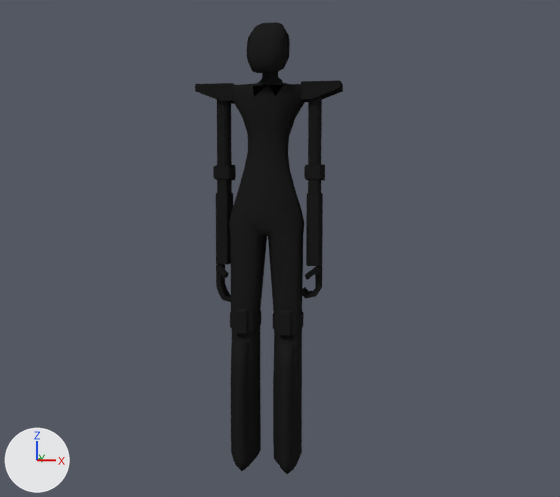
The Blender file player.blend, before and after one commit.
Both versions are drawn from a 50 mm lens placed at (3.77, -17.96, 0.27), pointed at (0.34, 0.18, -1.28). The axes (+X, +Y, +Z) are drawn at lower left. The lights are the same throughout.
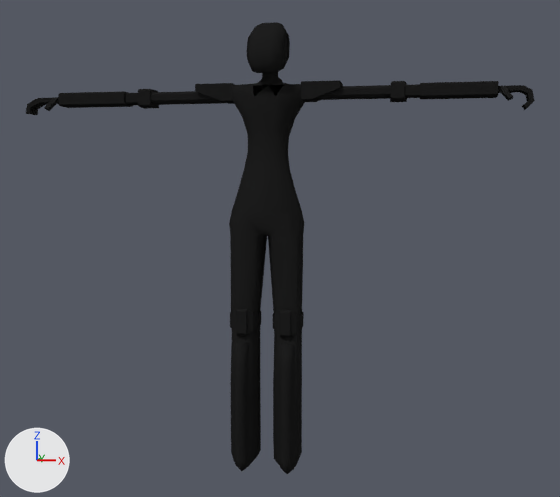
Pixel boxes (x1, y1, x2, y2) of what changed, in the pictures (560 x 497 px; the box of a moved part takes in the faces that stretch with it):
'Plane', reshaped (242% wider)
    before: (195, 22, 343, 474)
    after: (26, 22, 535, 474)
part 1 of me_plane, moved or reshaped
    before: (306, 179, 323, 266)
    after: (405, 81, 499, 99)
part 2 of me_plane, moved or reshaped
    before: (308, 96, 322, 166)
    after: (315, 85, 391, 100)
part 3 of me_plane, moved or reshaped
    before: (304, 164, 325, 180)
    after: (390, 81, 407, 102)
part 4 of me_plane, moved or reshaped
    before: (216, 179, 233, 264)
    after: (58, 91, 138, 108)
part 5 of me_plane, moved or reshaped
    before: (217, 99, 232, 166)
    after: (150, 91, 227, 105)
part 6 of me_plane, moved or reshaped
    before: (213, 165, 236, 180)
    after: (138, 89, 159, 109)
part 7 of me_plane, moved or reshaped
    before: (216, 264, 231, 302)
    after: (26, 97, 59, 115)
part 8 of me_plane, moved or reshaped
    before: (301, 265, 322, 298)
    after: (498, 85, 535, 110)

The edits, one by one:
me_plane has 1513 vertices, 1578 faces and spans x -1.65..1.77, y -0.63..0.86, z -9.53..1.1.
me_plane is used by ob_plane; location (0.0, 0.0, 2.91).
me_plane part 1: the loose piece of 64 vertices spanning x 1.0..1.32, y 0.0..0.82, z -4.57..-2.39 is turned -90 degrees about the y axis through its middle, then moved by (3.02, 0.0, 2.94).
me_plane part 2: the loose piece of 24 vertices spanning x 1.03..1.29, y 0.05..0.52, z -2.34..-0.44 is turned -90 degrees about the y axis through its middle, then moved by (0.94, 0.0, 0.85).
me_plane part 3: the loose piece of 34 vertices spanning x 0.94..1.37, y 0.02..0.63, z -2.56..-2.19 is turned -90 degrees about the y axis through its middle, then moved by (1.92, 0.0, 1.83).
me_plane part 4: the loose piece of 64 vertices spanning x -1.2..-0.88, y 0.0..0.82, z -4.57..-2.39 is turned 90 degrees about the y axis through its middle, then moved by (-3.02, 0.0, 2.9).
me_plane part 5: the loose piece of 24 vertices spanning x -1.17..-0.91, y 0.05..0.52, z -2.34..-0.44 is turned 90 degrees about the y axis through its middle, then moved by (-0.93, 0.0, 0.81).
me_plane part 6: the loose piece of 34 vertices spanning x -1.25..-0.83, y 0.02..0.63, z -2.56..-2.19 is turned 90 degrees about the y axis through its middle, then moved by (-1.91, 0.0, 1.79).
me_plane part 7: the loose piece of 68 vertices spanning x -1.2..-0.82, y -0.19..0.47, z -5.49..-4.59 is turned 90 degrees about the y axis through its middle, then moved by (-4.61, 0.0, 4.32).
me_plane part 8: the loose piece of 68 vertices spanning x 0.81..1.32, y -0.19..0.47, z -5.35..-4.59 is turned -90 degrees about the y axis through its middle, then moved by (4.6, 0.0, 4.23).
